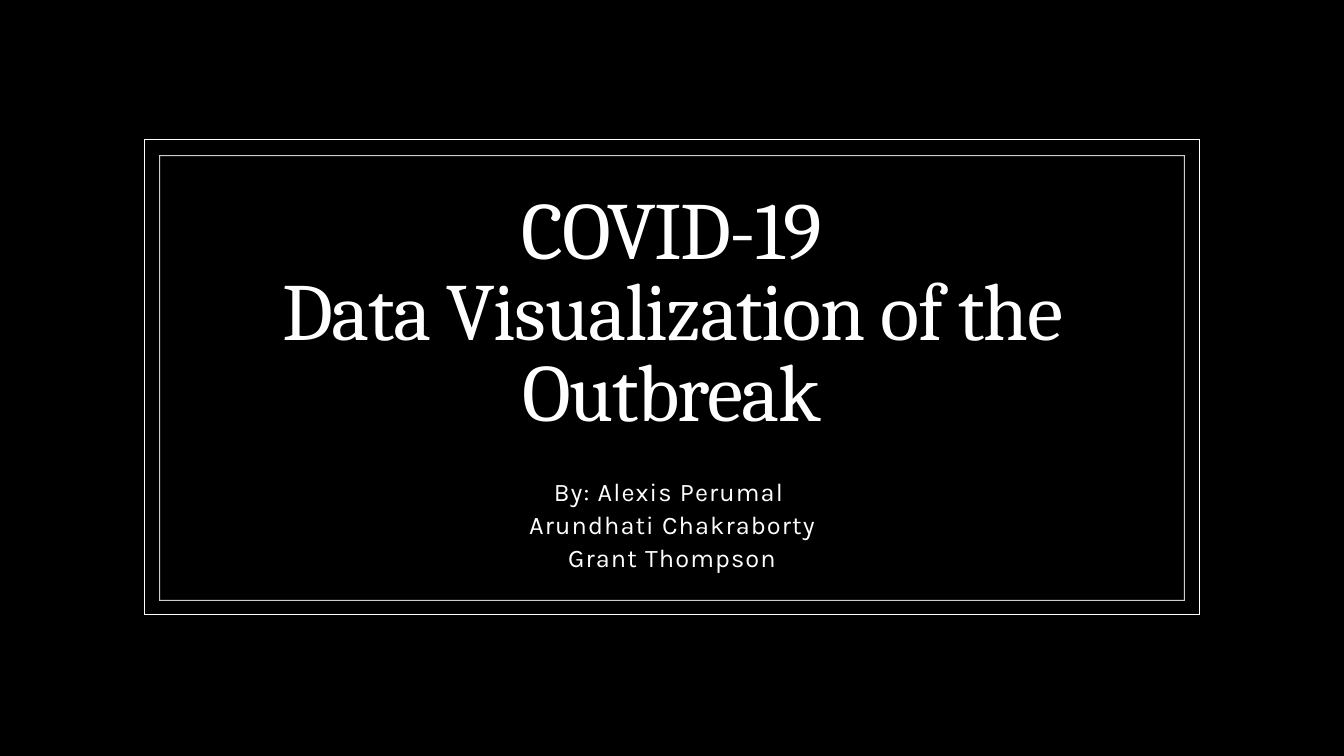
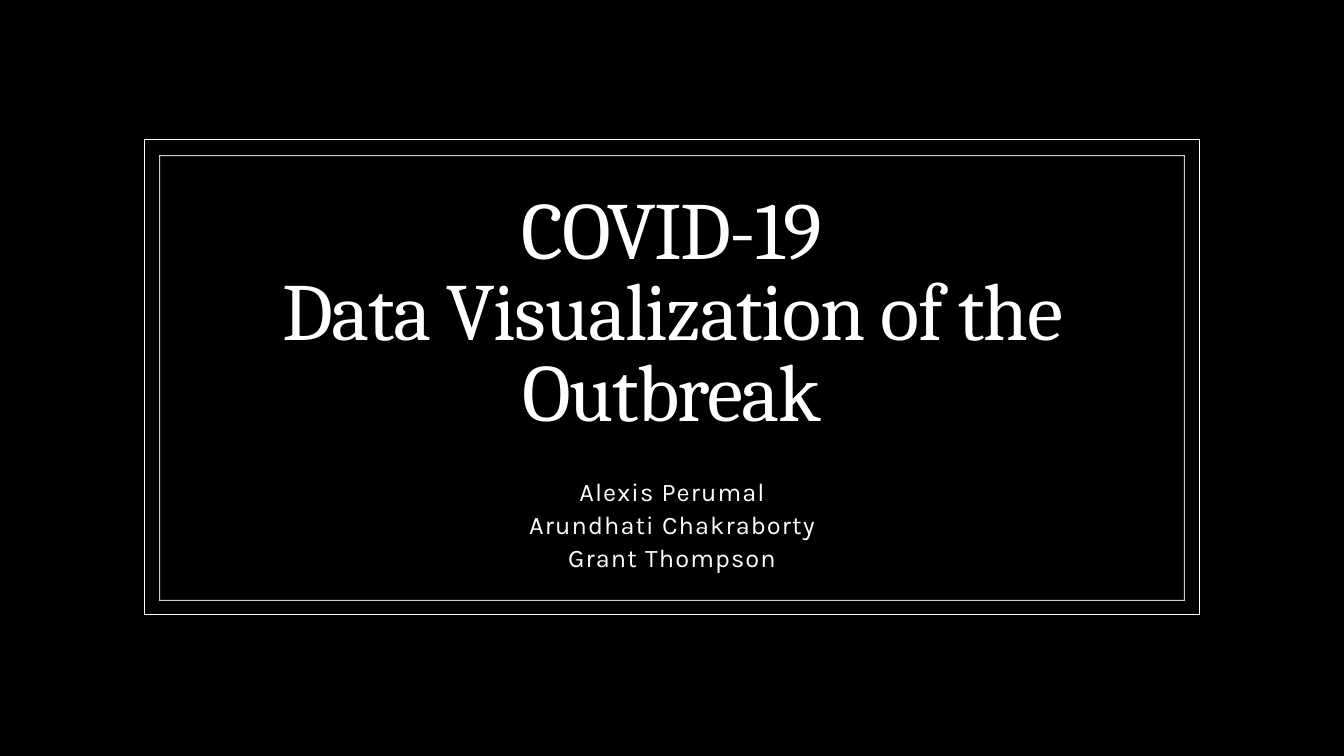
Before and after one commit to alexisperumal/covid-19, a slide deck: slide 1 of Presentation/Project 1 Presentation.pptx. Drawn at 1344x756 pixels with LibreOffice and Linux fonts; fonts in the diff are those of the drawing; background and template pictures are left out. Boxes give left, top, right and bottom in pixels: in the first picture for what was removed or moved away, otherwise in the second. Text is boxed around its words. In the diff, an @@ line names an element or a change of style, - is before the commit and + after.

```diff
--- a/Presentation/Project 1 Presentation.pptx
+++ b/Presentation/Project 1 Presentation.pptx
@@ subtitle at <box>579,483,765,502</box>: text changed @@
-By: Alexis Perumal
+Alexis Perumal
```
Also in this commit, not shown: 1 other slide changed, 1 slide added, 1 other file.
